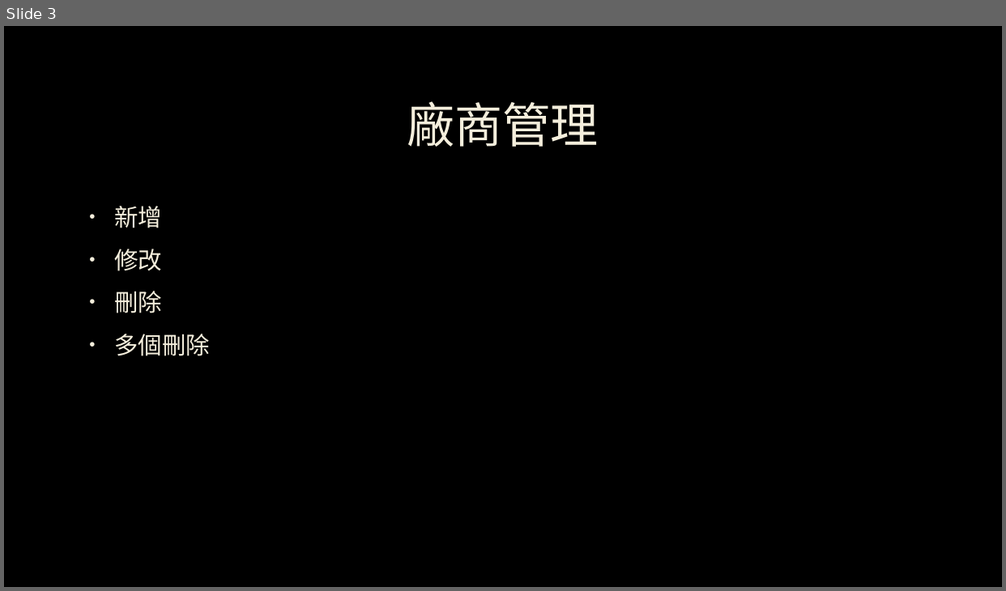
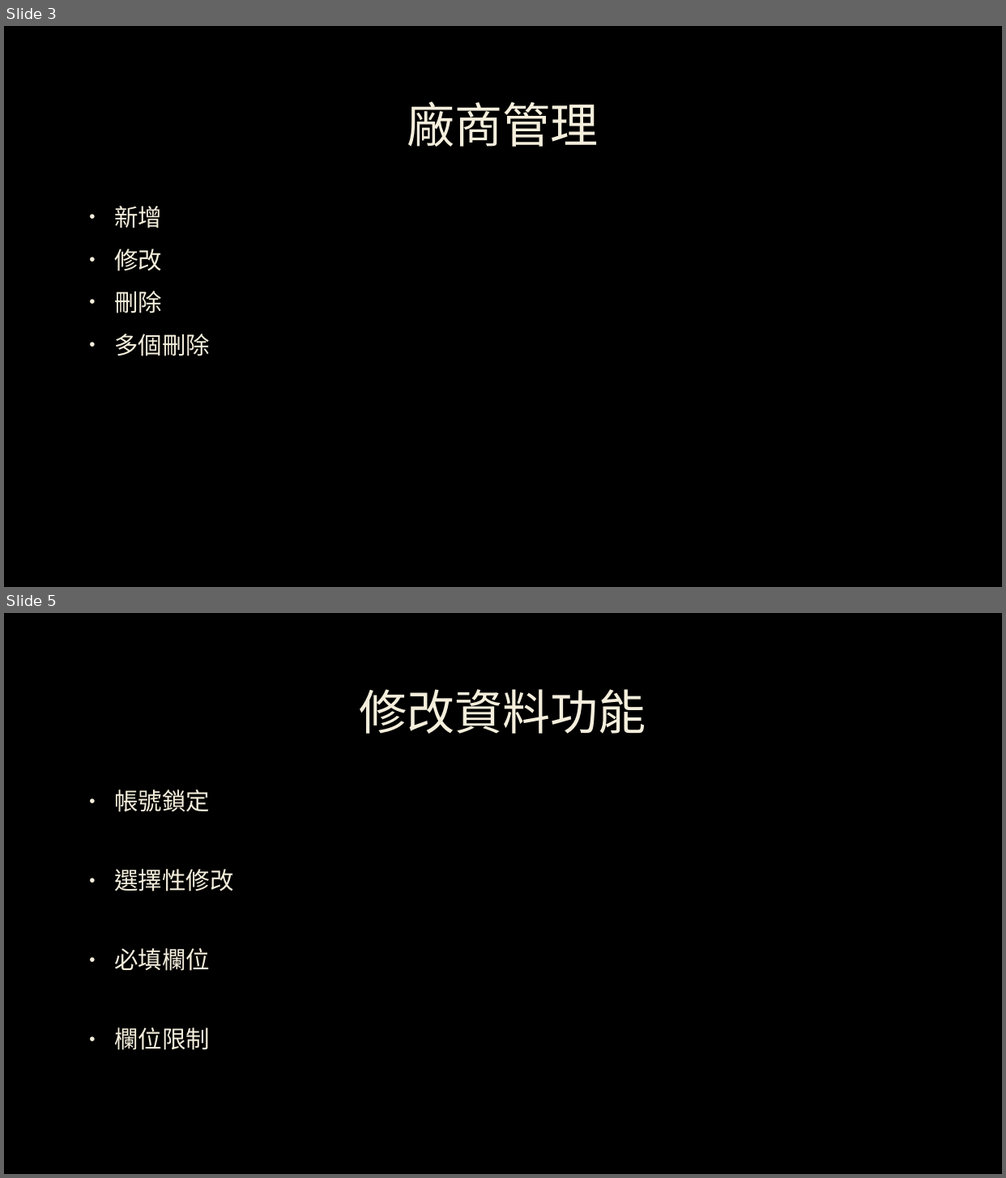
Before and after one commit to ronny1020/Online-Coffee-Store, a slide deck: ppt/Kilimanjaro.pptx. Shown one above the other, each under a label of ours: slide 3 before the commit, slides 3 and 5 after it; the slides between them are not shown. The pictures are 1006x591 and 1006x1178 pixels, drawn with LibreOffice and Linux fonts; fonts in the diff are those of the drawing; background and template pictures are left out. Boxes give left, top, right and bottom in pixels: in the first picture for what was removed or moved away, otherwise in the second. Text is boxed around its words. In the diff, an @@ line names an element or a change of style, - is before the commit and + after.

Commit message:
新增ppt和修正資料修改系統

```diff
--- a/ppt/Kilimanjaro.pptx
+++ b/ppt/Kilimanjaro.pptx
@@ slide 5 added at box(4, 613, 1002, 1174), background picture (left out) @@
@@ title added at box(359, 689, 646, 734), 46 pt, text #F4EEDC @@
+修改資料功能
@@ text added at box(114, 790, 234, 1050), 23 pt, text #F4EEDC @@
+• 帳號鎖定
+• 選擇性修改
+• 必填欄位
+• 欄位限制
```
Also in this commit, not shown: 3 other slides added, 1 other file.
